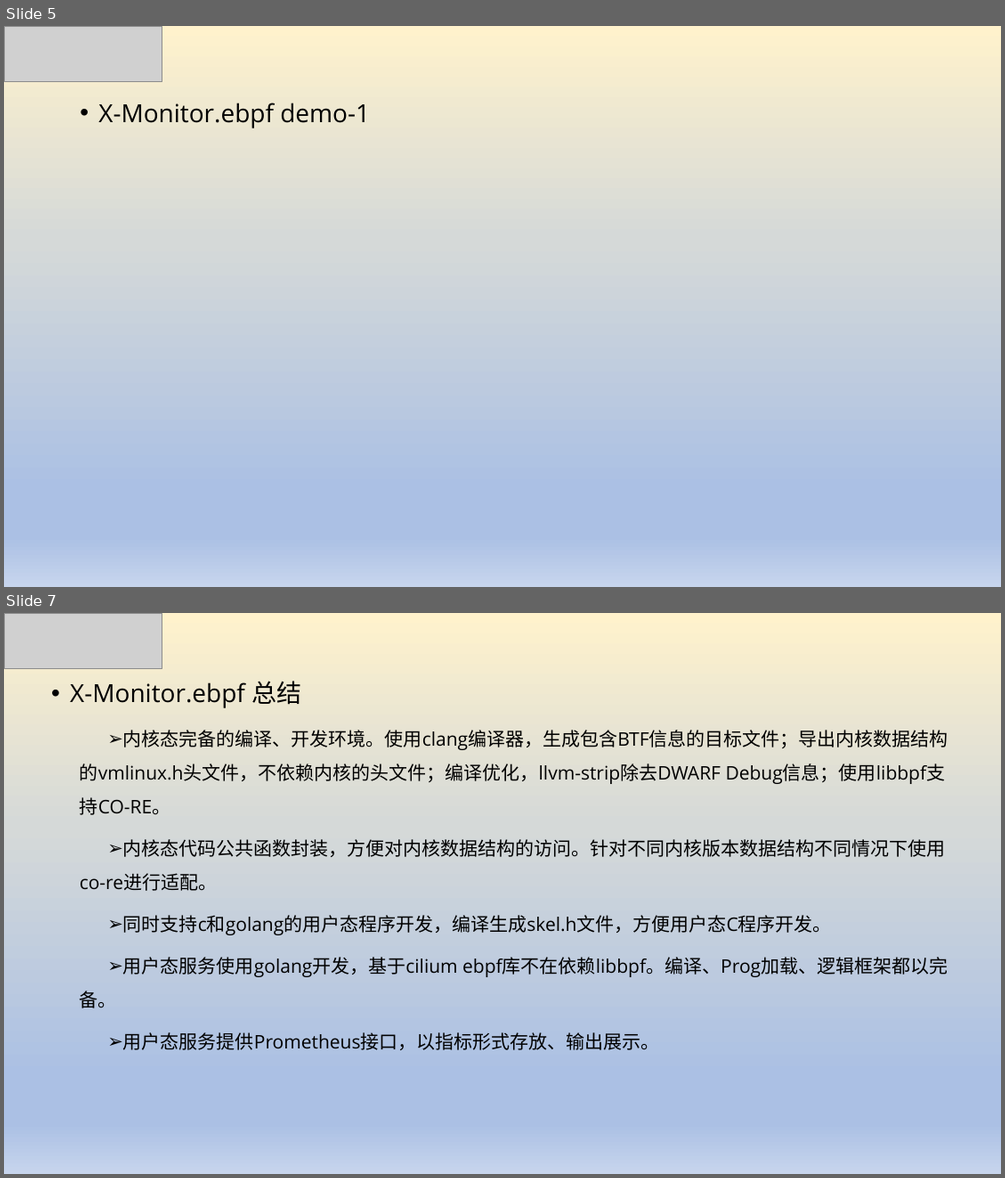
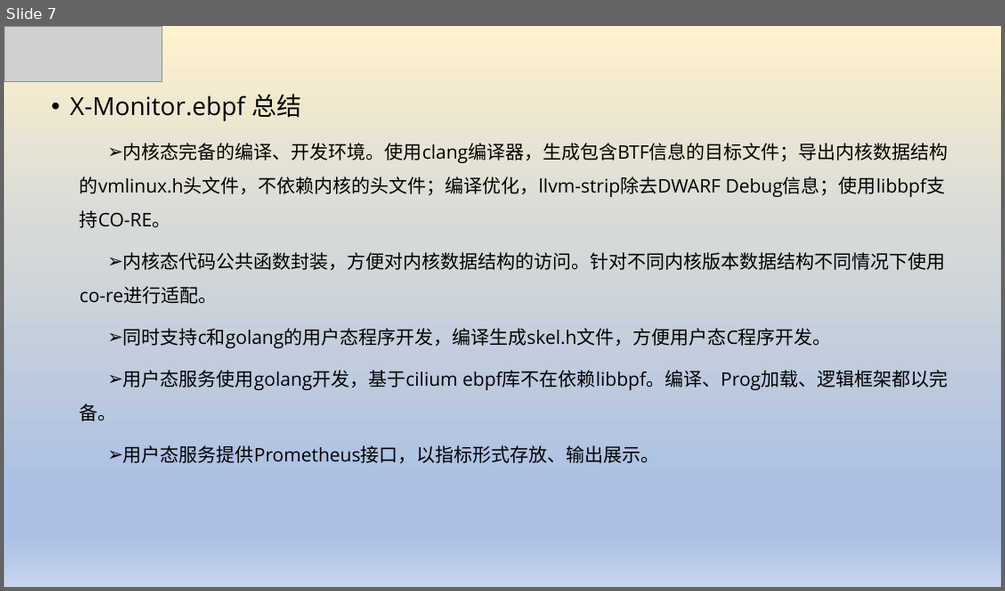
Before and after one commit to luxingwen/x-monitor, a slide deck: doc/基于eBPF可观测性实践.pptx. Shown one above the other, each under a label of ours: slides 5 and 7 before the commit, slide 7 after it; the slides between them are not shown. The pictures are 1005x1178 and 1005x591 pixels, drawn with LibreOffice and Linux fonts; fonts in the diff are those of the drawing; grey boxes stand for pictures. Boxes give left, top, right and bottom in pixels: in the first picture for what was removed or moved away, otherwise in the second. Text is boxed around its words. In the diff, an @@ line names an element or a change of style, - is before the commit and + after.

```diff
--- a/doc/基于eBPF可观测性实践.pptx
+++ b/doc/基于eBPF可观测性实践.pptx
@@ slide 5 removed at <box>4,26,1001,587</box>, background gradient #FFF2CC to #D5D9D8 to #ABC0E4 to #C7D5ED @@
@@ picture removed at <box>4,26,162,81</box> @@
@@ text removed at <box>98,103,370,128</box> @@
-  • X-Monitor.ebpf demo-1
```
Also in this commit, not shown: 3 slides changed, 2 slides added.
